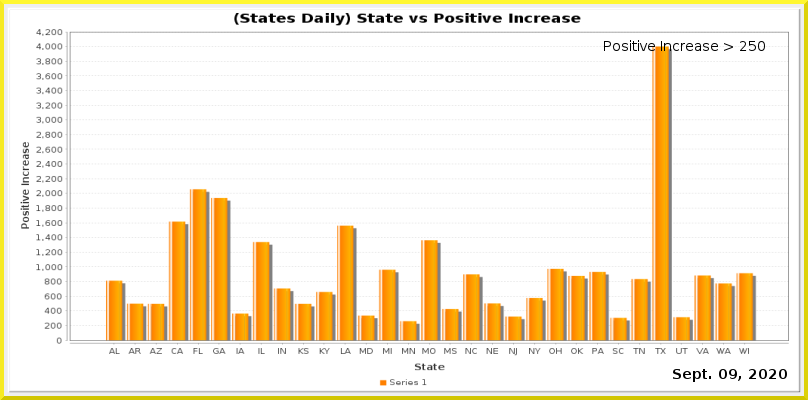
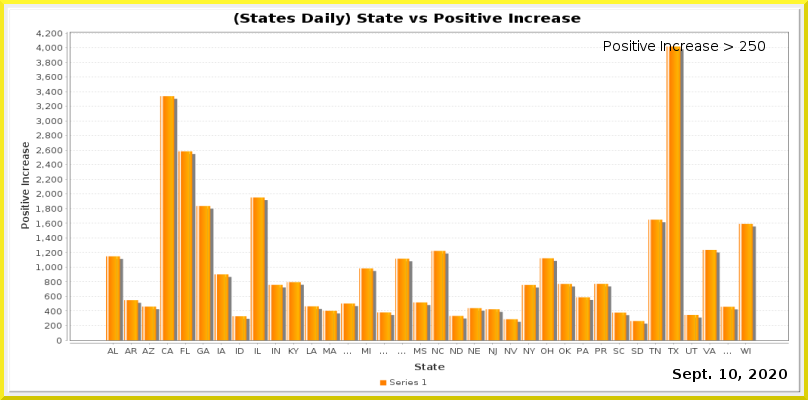
Revision of a layered 808 × 400 image; what changed, layer by layer:
painted on "Current Date" over [719, 369, 737, 379]
painted on "Date_vs_TestIncrease.png" over [36, 29, 789, 356]
